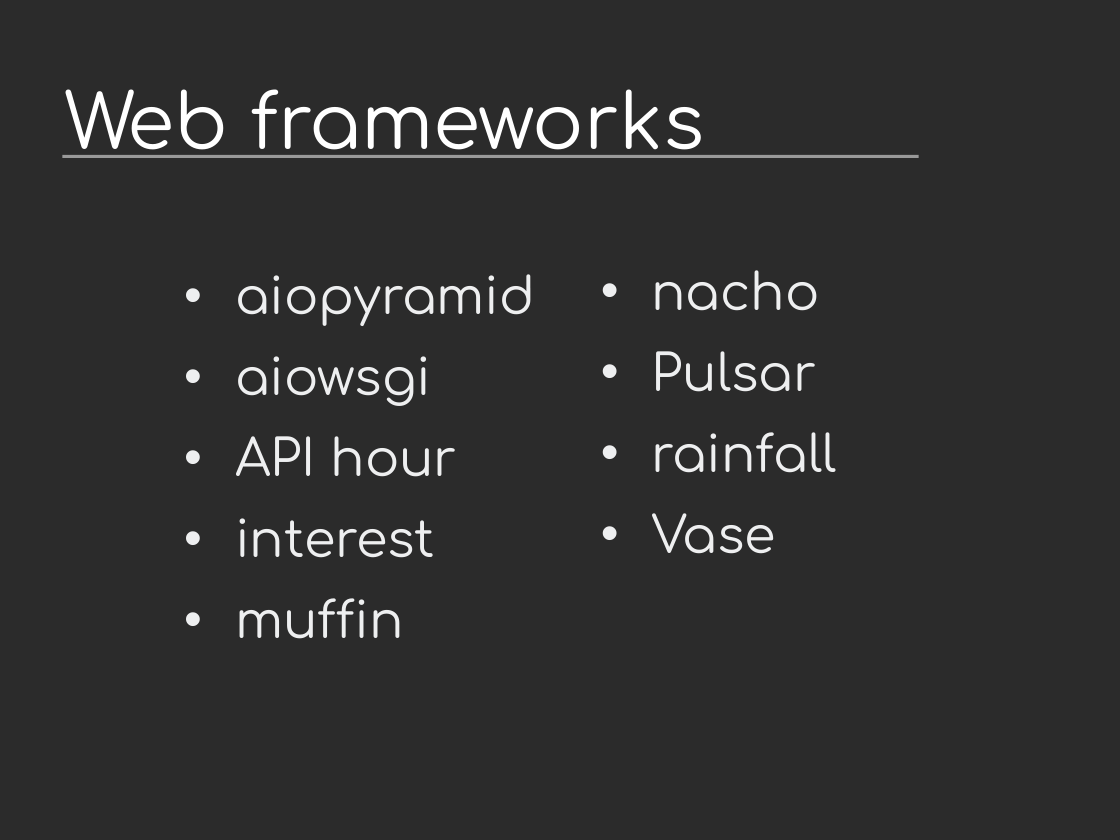
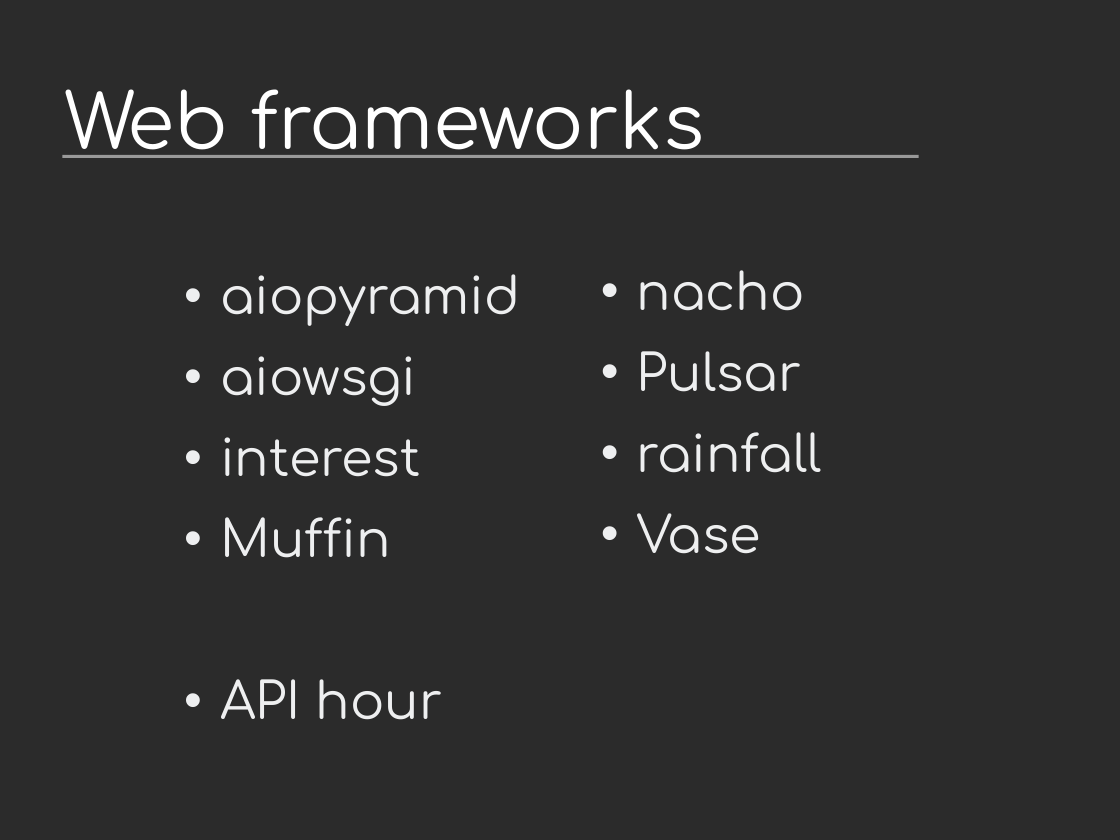
Before and after one commit to vstinner/talks, a slide deck: slide 17 of 2015-EuroPython-Bilbao/asyncio-community.odp. Drawn at 1120x840 pixels with LibreOffice and Linux fonts; fonts in the diff are those of the drawing; background and template pictures are left out; a plain dark background stands for a picture behind light text. Boxes give left, top, right and bottom in pixels: in the first picture for what was removed or moved away, otherwise in the second. Text is boxed around its words. In the diff, an @@ line names an element or a change of style, - is before the commit and + after.

```diff
--- a/2015-EuroPython-Bilbao/asyncio-community.odp
+++ b/2015-EuroPython-Bilbao/asyncio-community.odp
@@ text "nacho": place and size @@
-text "nacho" at (652,270,837,554)
+text "nacho" at (637,270,822,554)
@@ text at (220,437,420,558): paragraphs added @@
+• interest
+• Muffin
@@ text at (235,518,435,639): paragraphs removed @@
-• interest
-• muffin
```
Also in this commit, not shown: 5 other slides changed, 3 slides added, 3 other files.
